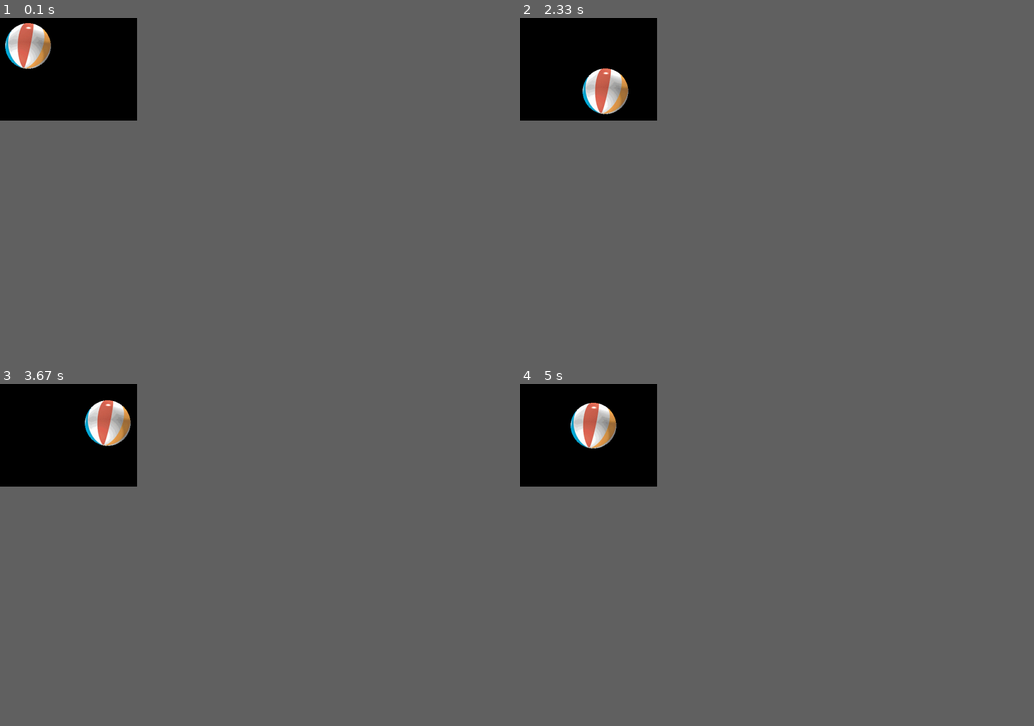
Above: before the commit, frames 1-4 (two rows, left to right).
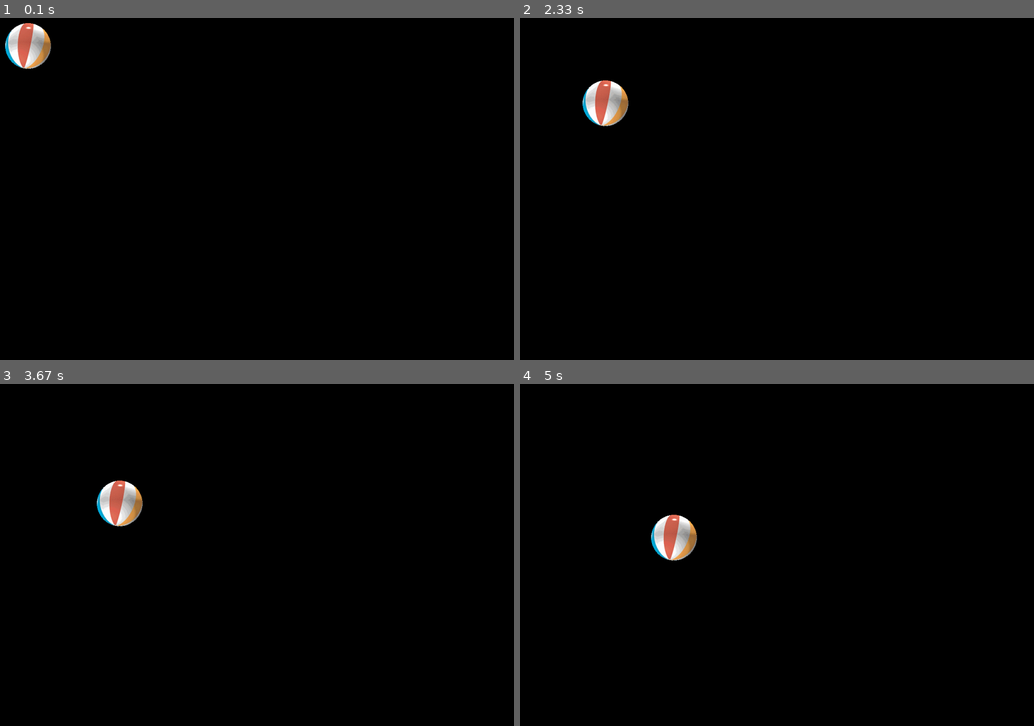
Above: after the commit, the same moments.

Repository: IAmJoosh/learning_pygame
Game: pygame game, started from bouncing_ball/bouncing_ball.py
Two runs of this game, one before a commit and one after it. Both use one fixed random seed, a clock stepped at 60 frames per second and the inputs below.
Inputs:
- Up to frame 1 (0.1 s): no input
- Up to frame 2 (2.33 s): no input
- Up to frame 3 (3.67 s): no input
- Up to frame 4 (5 s): no input
The window is 240x180 before the commit and 900x600 after it. Grey fills any space a smaller window leaves; there, only what the larger window draws over its background counts as a difference.

The runs differ from the first frame. In frame 1, only the window size differs. In frame 2, 1.1% of the frame differs, in the area x 12-22%, y 14-32%; in frame 3, 1.9%, in the area x 16-28%, y 4-42%; in frame 4, 1.9%.

Commit message:
Changed window size and title

Diff:
--- a/bouncing_ball/bouncing_ball.py
+++ b/bouncing_ball/bouncing_ball.py
@@ -4,7 +4,7 @@
 # Initialises modules from pygame
 pygame.init()
 
-WIDTH, HEIGHT = 320, 240
+WIDTH, HEIGHT = 1200, 800
 SIZE = WIDTH, HEIGHT
 SPEED = [1, 1]
 BLACK = 0, 0, 0
@@ -13,6 +13,7 @@
 # Pygame represents images as Surface objects
 # set_mode() creates new Surface that represents actual displayed graphics
 screen = pygame.display.set_mode(SIZE)
+pygame.display.set_caption("Bouncing Ball")
 
 # Load image
 # Supports bmp, jpg, png, tga, and gif
